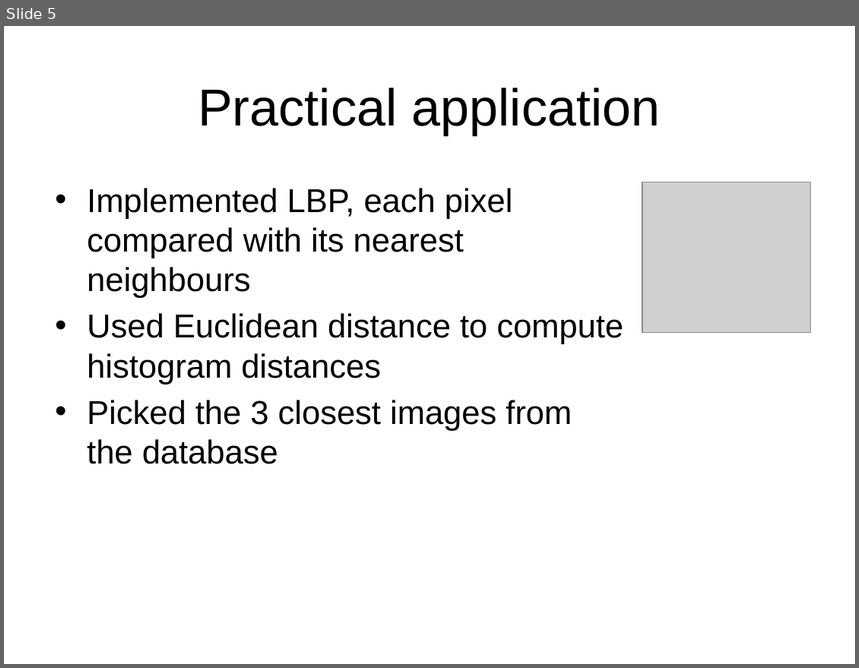
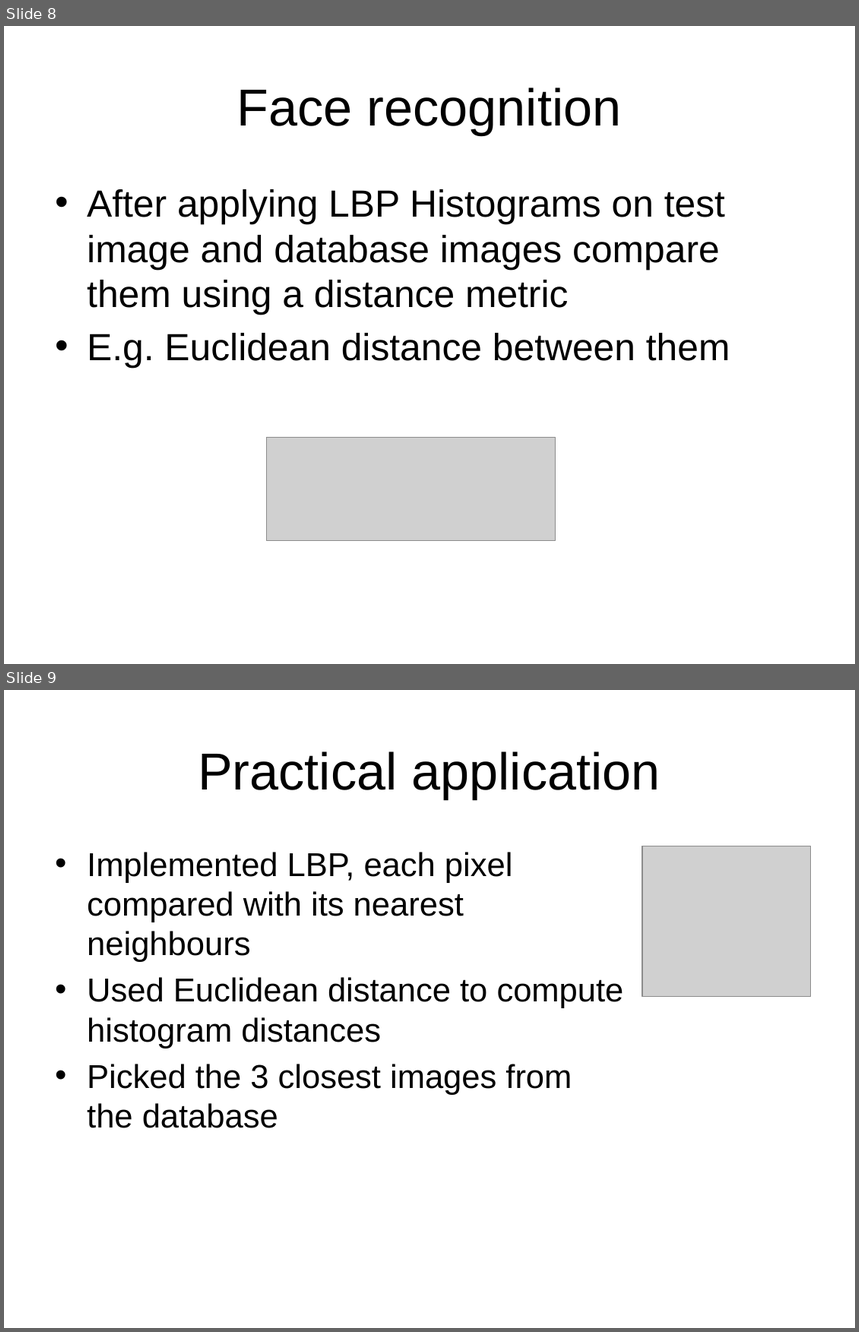
Before and after one commit to StefanSebastian/ImageProcessing, a slide deck: LBPFaceRecognition/Presentation.pptx. Shown one above the other, each under a label of ours: slide 5 before the commit, slides 8 and 9 after it. The pictures are 859x668 and 859x1332 pixels, drawn with LibreOffice and Linux fonts; fonts in the diff are those of the drawing; grey boxes stand for pictures; background and template pictures are left out. Boxes give left, top, right and bottom in pixels: in the first picture for what was removed or moved away, otherwise in the second. Text is boxed around its words. In the diff, an @@ line names an element or a change of style, - is before the commit and + after.

```diff
--- a/LBPFaceRecognition/Presentation.pptx
+++ b/LBPFaceRecognition/Presentation.pptx
@@ slide 8 added at box(4, 26, 855, 664), background picture (left out) @@
@@ title added at box(237, 88, 622, 135), 44 pt, text #000000 @@
+Face recognition
@@ text added at box(87, 189, 731, 369), 32 pt, text #000000 @@
+• After applying LBP Histograms on test image and database images compare them using a distance metric
+• E.g. Euclidean distance between them
@@ picture added at box(266, 437, 555, 541) @@
@@ what was slide 5 is now slide 9 @@
```
Also in this commit, not shown: 1 slide changed, 4 other slides added, 8 other files.
